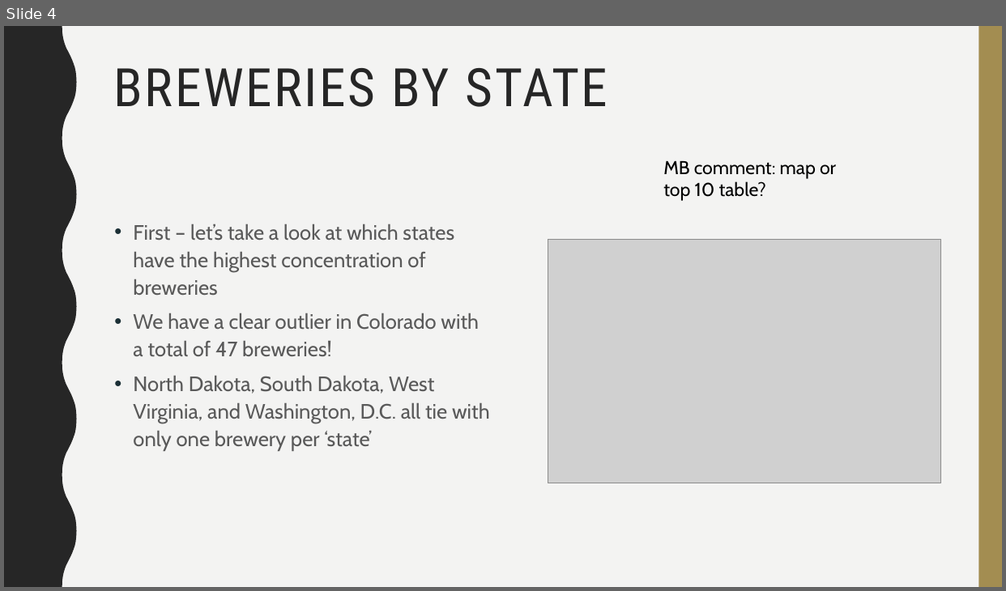
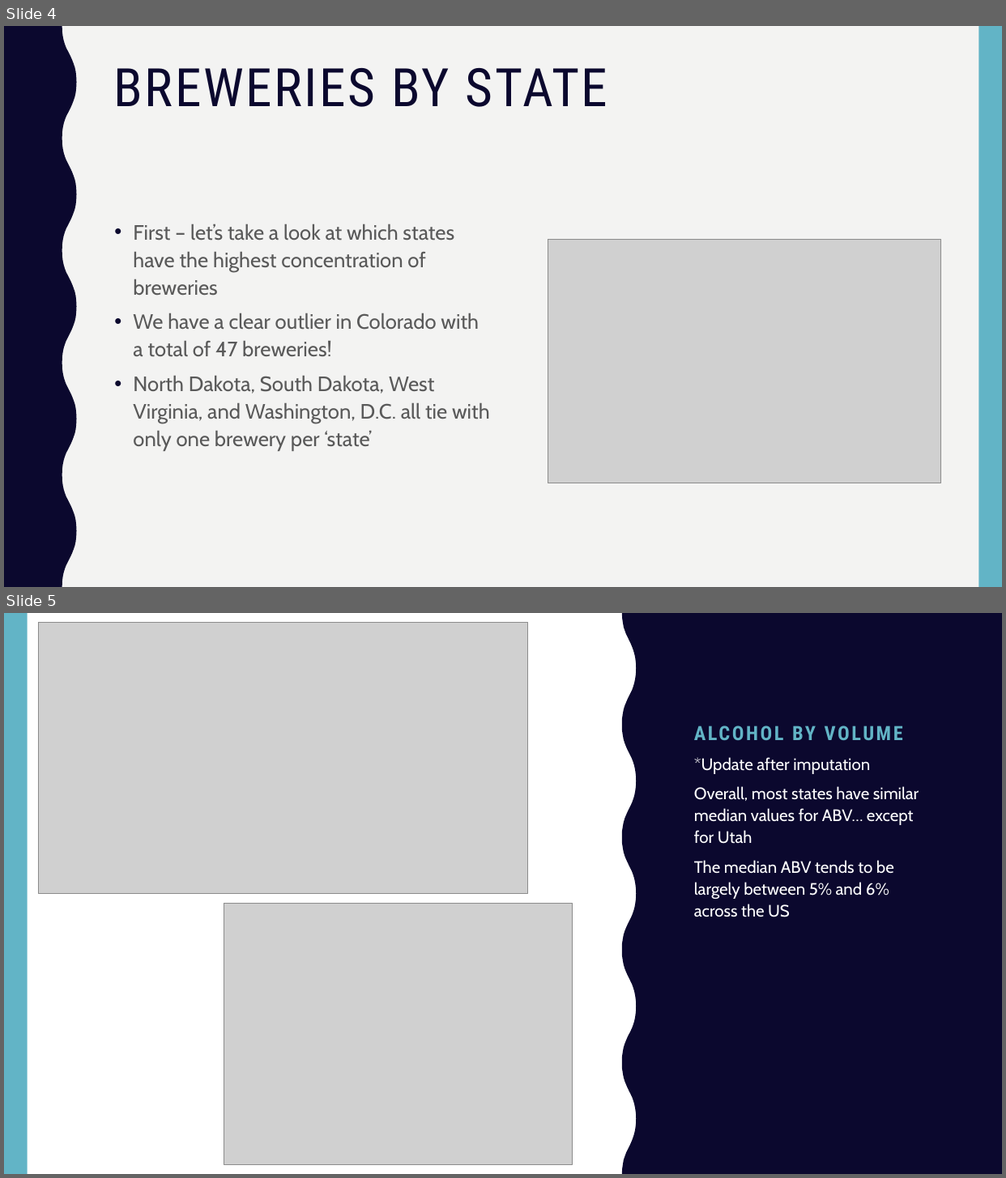
Before and after one commit to mattfarrow1/6306-project-1, a slide deck: docs/Matt_Farrow_Megan_Ball_DS6306_EDA.pptx. Shown one above the other, each under a label of ours: slide 4 before the commit, slides 4 and 5 after it. The pictures are 1006x591 and 1006x1178 pixels, drawn with LibreOffice and Linux fonts; fonts in the diff are those of the drawing; grey boxes stand for pictures. Boxes give left, top, right and bottom in pixels: in the first picture for what was removed or moved away, otherwise in the second. Text is boxed around its words. In the diff, an @@ line names an element or a change of style, - is before the commit and + after.

```diff
--- a/docs/Matt_Farrow_Megan_Ball_DS6306_EDA.pptx
+++ b/docs/Matt_Farrow_Megan_Ball_DS6306_EDA.pptx
@@ slide 5 added at (x1=4, y1=613, x2=1002, y2=1174), background #FFFFFF @@
@@ freeform shape added at (x1=4, y1=613, x2=77, y2=1174), fill #0B082E @@
@@ rectangle added at (x1=4, y1=613, x2=1002, y2=1174), fill #FFFFFF @@
@@ rectangle added at (x1=4, y1=613, x2=27, y2=1174), fill #62B4C6 @@
@@ picture added at (x1=38, y1=623, x2=527, y2=894) @@
@@ freeform shape added at (x1=609, y1=613, x2=1002, y2=1174), fill #0B082E @@
@@ freeform shape added at (x1=622, y1=613, x2=1002, y2=1174), fill #0B082E @@
@@ rectangle added at (x1=978, y1=613, x2=1002, y2=1174), fill #62B4C6 @@
@@ title added at (x1=792, y1=726, x2=816, y2=740), 19 pt, text #62B4C6, bold @@
+ALCOHOL BY VOLUME
@@ text added at (x1=694, y1=757, x2=918, y2=918), 16 pt, text #FFFFFF @@
+*Update after imputation
+Overall, most states have similar median values for ABV… except for Utah
+The median ABV tends to be largely between 5% and 6% across the US
@@ picture added at (x1=224, y1=904, x2=573, y2=1165) @@
@@ slide 4 changed as well @@
@@ freeform shape at (x1=4, y1=26, x2=77, y2=587): fill #262626 to #0B082E @@
@@ rectangle at (x1=978, y1=26, x2=1002, y2=587): fill #A38D51 to #62B4C6 @@
@@ title "BREWERIES BY STATE" at (x1=114, y1=68, x2=608, y2=107): text colour #262626 to #0B082E @@
@@ text removed at (x1=663, y1=161, x2=836, y2=201) @@
-MB comment: map or top 10 table?
@@ text "First – let’s take a ..." at (x1=133, y1=224, x2=490, y2=451): bullet colour #1B2F36 to #0B082E @@
```
Also in this commit, not shown: 4 other slides changed, 2 other slides added, 2 slides removed.
